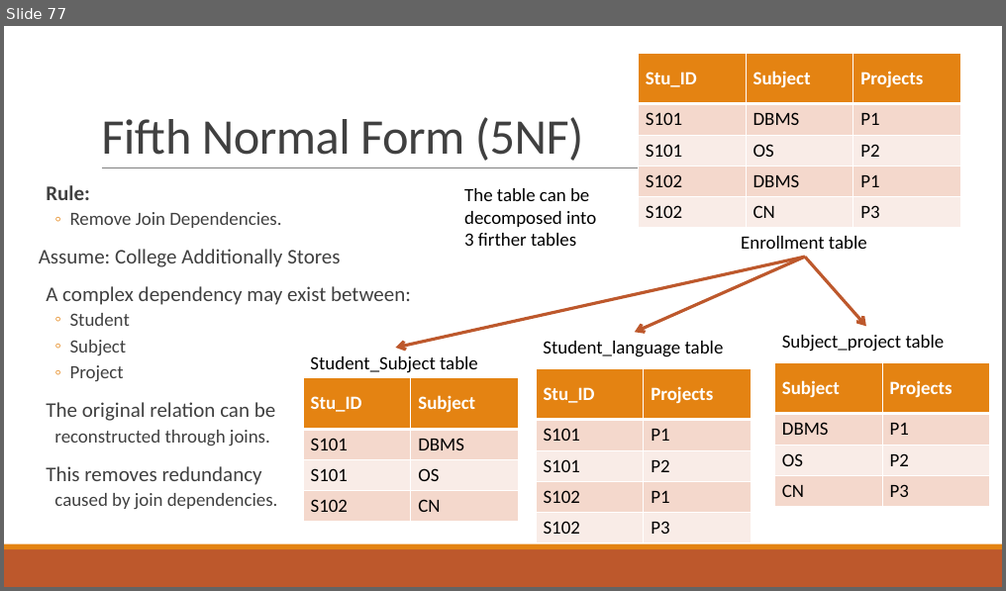
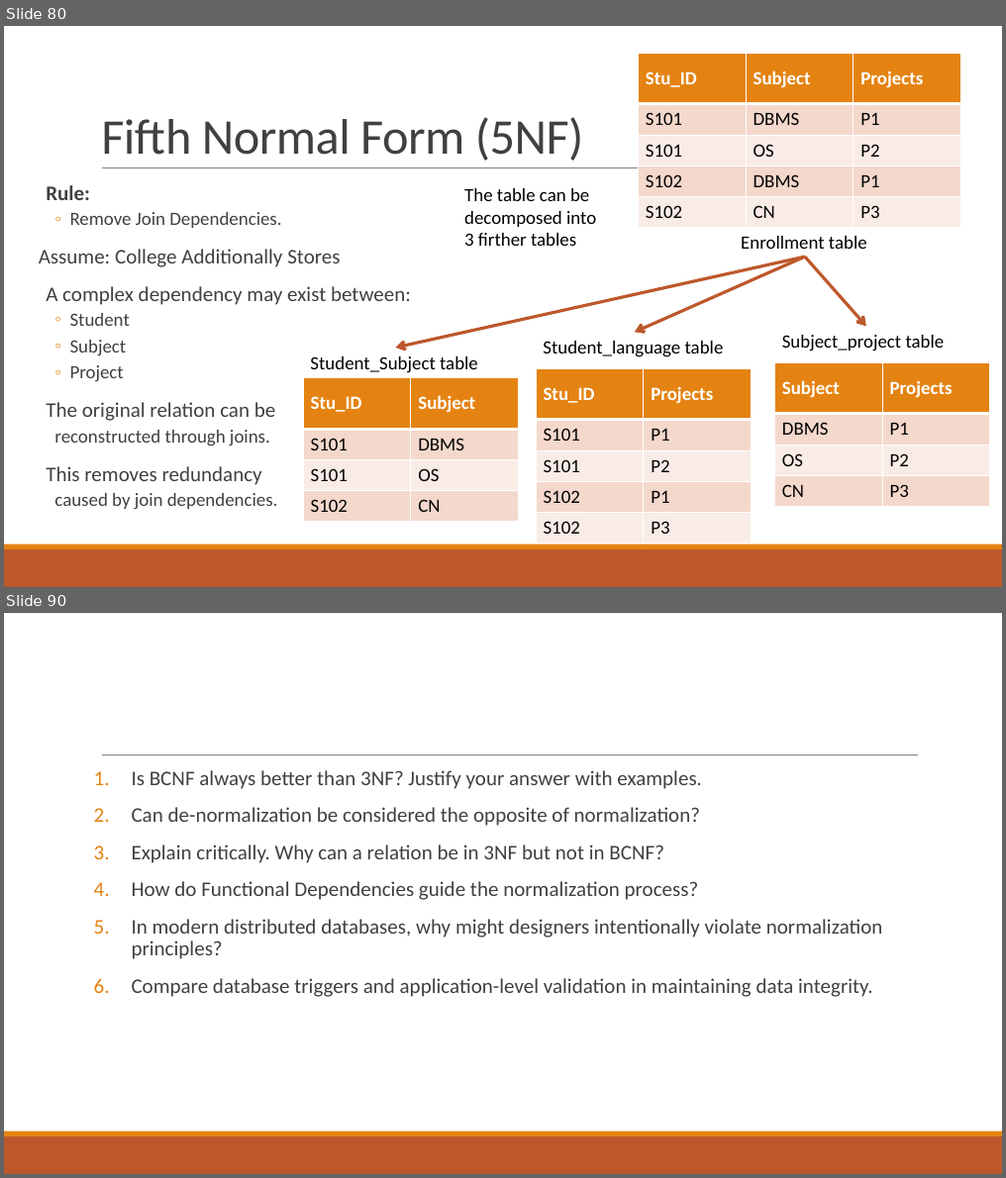
Before and after one commit to GajendraAwasthi/Pokhara-University-BCA-All-Semester-Notes-Codes, a slide deck: BCA 4th Semester/Database Management System/NOTES BY KAPIL/Unit 4 Relational Database Design.pptx. Shown one above the other, each under a label of ours: slide 77 before the commit, slides 80 and 90 after it; the slides between them are not shown. The pictures are 1006x591 and 1006x1178 pixels, drawn with LibreOffice and Linux fonts; fonts in the diff are those of the drawing. Boxes give left, top, right and bottom in pixels: in the first picture for what was removed or moved away, otherwise in the second. Text is boxed around its words. In the diff, an @@ line names an element or a change of style, - is before the commit and + after.

```diff
--- a/BCA 4th Semester/Database Management System/NOTES BY KAPIL/Unit 4 Relational Database Design.pptx
+++ b/BCA 4th Semester/Database Management System/NOTES BY KAPIL/Unit 4 Relational Database Design.pptx
@@ slide 90 added at [4,613,1002,1174], background #FFFFFF; not listed: 3 template elements that a slide beside it also shows @@
@@ text added at [132,770,883,997], 20 pt, text #404040 @@
+1. Is BCNF always better than 3NF? Justify your answer with examples.
+2. Can de-normalization be considered the opposite of normalization?
+3. Explain critically. Why can a relation be in 3NF but not in BCNF?
+4. How do Functional Dependencies guide the normalization process?
+5. In modern distributed databases, why might designers intentionally violate normalization principles?
+6. Compare database triggers and application-level validation in maintaining data integrity.
@@ what was slide 77 is now slide 80 @@
```
Also in this commit, not shown: 5 slides changed, 12 other slides added, 1 slide removed, 3 other files.
